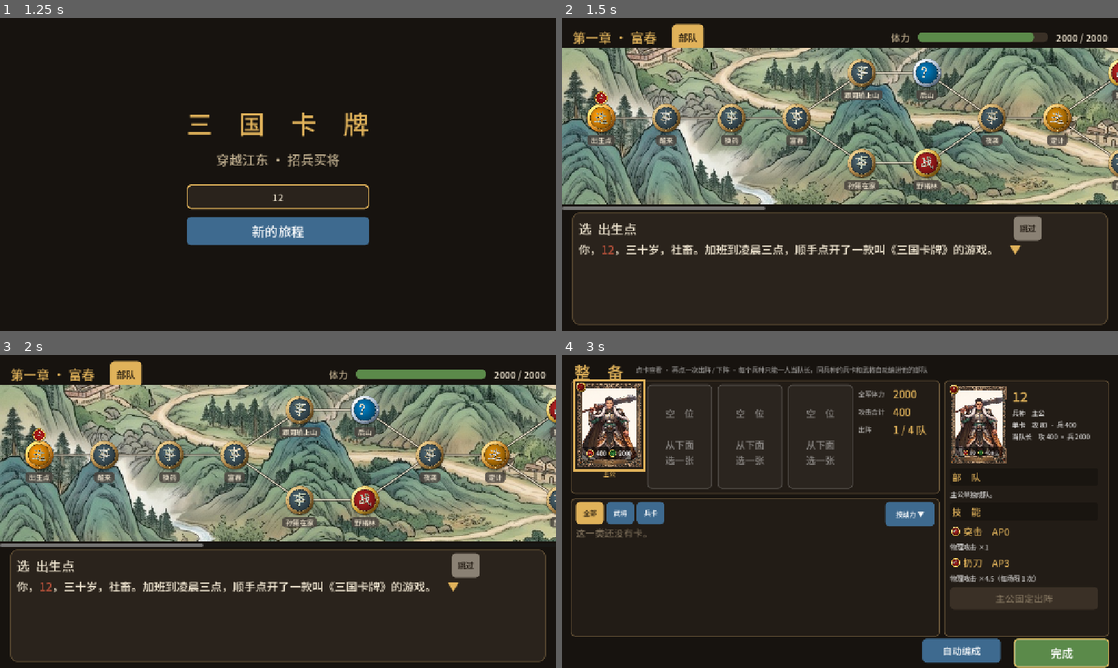
Above: before the commit, frames 1-4 (two rows, left to right).
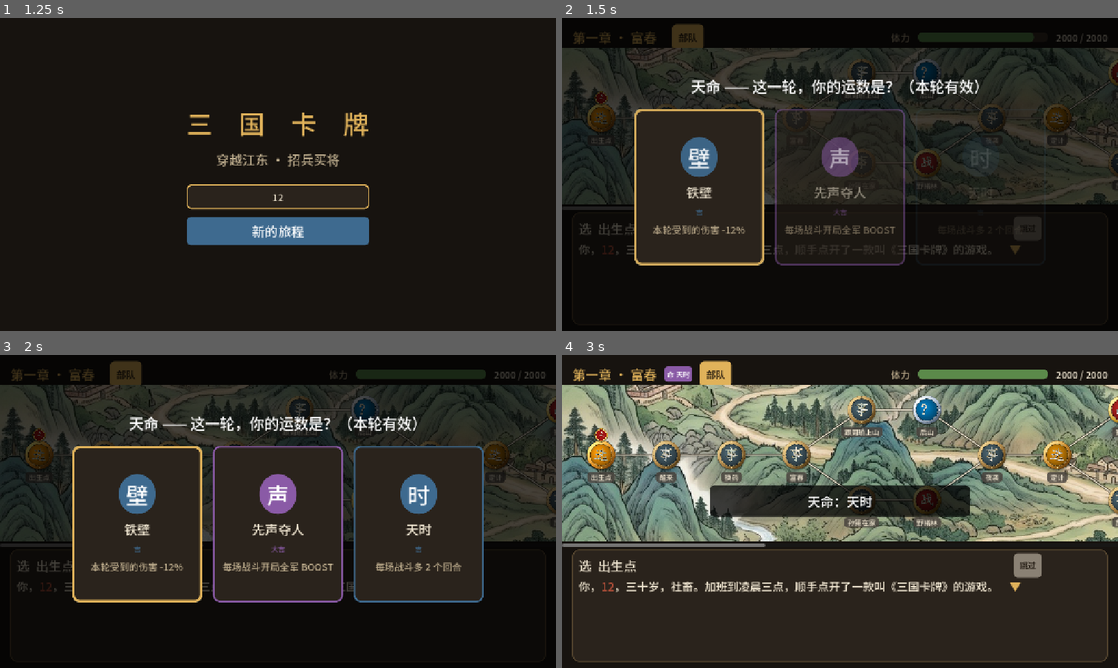
Above: after the commit, the same moments.

Repository: haotianwudev/sanguo-cards
Game: Godot game, scene res://scenes/main.tscn
Same seed, same stepped clock (60 frames per second), same inputs: the game is played once before the commit and once after it.
Inputs (mouse positions are in pixels of both pictures, inside the frame that each line leads up to):
- Up to frame 1 (1.25 s): click (278, 196) at 0.52 s; type "12" at 0.6 s
- Up to frame 2 (1.5 s): click "新的旅程" at 1.25 s
- Up to frame 3 (2 s): no input
- Up to frame 4 (3 s): click "部队" at 2 s; click "跳过" at 2.75 s

Frame 1 is identical in both runs. In frame 2, 81% of the frame differs, in the area x 0-100%, y 1-99%; in frame 3, 78%; in frame 4, 56%.

Commit message:
Rogue: every run starts with a 天命 pick (12 fates: 吉 / 大吉 / double-edged 险中求, mods for the run, shown in the top bar); every elite / boss rolls a 词缀 per run (坚甲 / 法御 / 狂暴 / 厚血 / 再生 / 迅捷, shown in the battle preview and log); chapter 3 gets shuffle groups and six events of its own (袁术的税吏, 南阳黑市, 荆州细作, 孙家旧部, 疫村, 玉玺流言); a chapter's first run is now dealt with the rng too (shuffles never applied before a restart); demos fate / affix
Co-Authored-By: Claude Opus 5.5 <noreply@anthropic.com>
Claude-Session: https://claude.ai/code/session_01KHm8b4T1h3CjcdmfBKpVSV

Diff:
--- a/godot/data/cards.json
+++ b/godot/data/cards.json
@@ -8,8 +8,26 @@
     "merit": {"per_battle": 1, "per_boss": 2, "draw": 5, "upgrade": 8}},
   "_enemy_moves": "enemy move fields: power (× attack; 0 = no hit), weight (0 = only after a charge), confuse, rage (at …(387 unchanged characters)…
   "battle": {"ap_start": 3, "ap_per_round": 3, "ap_max": 8, "combo_bonus": 0.1, "variance": 0.2, "boost_mult": 1.5, "bo …(197 unchanged characters)…
-    "_danger": "险: each accepted risk makes the rest of the  …(157 unchanged characters)… ating 虎牢关 吕布", "difficulty_step": 0.2, "enemy_card_chance": 0.25, "enemy_card_chance_boss": 0.5},
+    "_danger": "险: each accepted risk makes the rest of the  …(157 unchanged characters)… ating 虎牢关 吕布", "difficulty_step": 0.2, "_affixes": "词缀: every elite / boss square rolls one per run (shown on the map); hp / at are shares, resists add, actions adds, regen heals that share of max HP each enemy turn",
+    "affixes": {"jianjia": {"name": "坚甲", "desc": "物理伤害 -25%", "phys_resist": 0.25}, "fayu": {"name": "法御", "desc": "法术伤害 -35%", "magic_resist": 0.35}, "kuangbao": {"name": "狂暴", "desc": "攻击 +25%", "at": 0.25}, "houxue": {"name": "厚血", "desc": "体力 +35%", "hp": 0.35}, "zaisheng": {"name": "再生", "desc": "每回合开始回复 4% 体力", "regen": 0.04}, "xunjie": {"name": "迅捷", "desc": "每回合多行动一次，但体力 -20%", "actions": 1, "hp": -0.2}},
+    "enemy_card_chance": 0.25, "enemy_card_chance_boss": 0.5},
   "_relics": "宝物: kept for one run (a chapter attempt). rarity: common / rare / curse (strong with a cost). mods: at, m …(440 unchanged characters)…
+  "_fates": "天命: every run of a chapter starts by picking one of fate_offer fates; its mods (same keys as relics) last the run. common = 吉, rare = 大吉, curse = double-edged",
+  "fate_offer": 3,
+  "fates": {
+    "jiangxing": {"name": "将星", "icon": "将", "rarity": "common", "desc": "将星照命。本轮全军攻击 +15%", "mods": {"at": 0.15}},
+    "tiebi": {"name": "铁壁", "icon": "壁", "rarity": "common", "desc": "本轮受到的伤害 -12%", "mods": {"guard": 0.12}},
+    "bingduo": {"name": "兵多将广", "icon": "众", "rarity": "common", "desc": "本轮全军体力 +15%", "mods": {"hp": 0.15}},
+    "shenji": {"name": "神机", "icon": "机", "rarity": "common", "desc": "每场战斗开局 AP +1", "mods": {"ap_start": 1}},
+    "tianshi": {"name": "天时", "icon": "时", "rarity": "common", "desc": "每场战斗多 2 个回合", "mods": {"turns": 2}},
+    "renzhe": {"name": "仁者", "icon": "仁", "rarity": "common", "desc": "回复技能 +50%，每场战斗开局回复 5% 体力", "mods": {"heal": 0.5, "start_heal": 0.05}},
+    "caiyun": {"name": "财运", "icon": "财", "rarity": "rare", "desc": "战后宝箱更容易出好东西（宝箱概率 +30%）", "mods": {"chest": 0.3}},
+    "xiansheng": {"name": "先声夺人", "icon": "声", "rarity": "rare", "desc": "每场战斗开局全军 BOOST", "mods": {"boost_start": 1}},
+    "jixing": {"name": "吉星", "icon": "吉", "rarity": "rare", "desc": "本轮敌人体力和攻击 -10%", "mods": {"enemy": -0.1}},
+    "beishui": {"name": "背水", "icon": "背", "rarity": "curse", "desc": "攻击 +30%，但体力 -20%", "mods": {"at": 0.3, "hp": -0.2}},
+    "luanshi": {"name": "乱世", "icon": "乱", "rarity": "curse", "desc": "敌人 +20%，但攻击 +15%、宝箱概率 +40%", "mods": {"enemy": 0.2, "at": 0.15, "chest": 0.4}},
+    "jijin": {"name": "急进", "icon": "急", "rarity": "curse", "desc": "每场战斗开局 AP +2，但少 2 个回合", "mods": {"ap_start": 2, "turns": -2}}
+  },
   "relic_pick": {"_comment": "an elite win offers n relics to pick one from, drawn by rarity weight; a normal battle's chest holds a random one with chest_chance",
                  "n": 3, "chest_chance": 0.2,
                  "weights": {"common": 60, "rare": 35, "curse": 5}},
--- a/godot/data/story.json
+++ b/godot/data/story.json
@@ -74,7 +74,7 @@
         "heroes": {"x": 23, "y": 1, "type": "recruit", "label": "来投"}
       }
     },
-    {"id": "yuxi", "title": "第三章 · 传国玉玺", "start": "leave",  …(85 unchanged characters)… 南阳。……也许下一周目，会有不同的结局。"}, "event_pool": ["hero", "zuoci", "huatuo", "chest", "refugees", "temple", "fruit", "washer", "merchant", "smith", "tomb", "guanlu", "xushao", "drink", "deserters", "storm", "horse", "convoy", "surrender", "snake", "tiger", "shanzei", "shanzhai", "jieying", "hj_camp", "hj_medics", "hj_road"],
+    {"id": "yuxi", "title": "第三章 · 传国玉玺", "start": "leave",  …(85 unchanged characters)… 南阳。……也许下一周目，会有不同的结局。"}, "event_pool": ["yuan_tax", "black_market", "jz_spy", "veterans", "plague", "yuxi_rumor", "hero", "zuoci", "huatuo", "chest", "refugees", "temple", "fruit", "washer", "merchant", "smith", "tomb", "guanlu", "xushao", "drink", "deserters", "storm", "horse", "convoy", "surrender", "snake", "tiger", "shanzei", "jieying", "hj_camp", "hj_medics", "hj_road"], "shuffle": [["r1", "r2"], ["tr", "camp"]],
       "squares": {
         "leave": {"x": 0, "y": 1, "type": "event", "label": "出洛阳", "next": ["wenji_seen", "wenji_taken"], "text": ["洛阳烧 …(286 unchanged characters)…
         "wenji_seen": {"x": 1, "y": 0, "type": "event", "label": "白衣抱琴", "next": ["wenji_fight"], "text": ["一伙山匪骑着马冲进逃难 …(229 unchanged characters)…
@@ -146,6 +146,12 @@
     "hj_medics": {"title": "黄巾女眷", "glyph": "医", "color": "green", "text": ["破庙里，几个裹着黄头巾的女人正给伤兵清洗伤口，手法麻利，药箱上画着太平道的符。",  …(628 unchanged characters)…
     "hj_road": {"title": "黄巾劫道", "glyph": "黄", "color": "gold", "text": ["一伙头裹黄巾的余孽从林子里冲出来，举着木棍竹枪：「苍天已死，黄天当立！留下粮食！」", " …(241 unchanged characters)…
     "shengnv": {"title": "黄巾圣女", "glyph": "圣", "color": "gold", "portraits": ["zhangning"], "text": ["林间空地上跪着一大片头裹黄巾的余孽 …(769 unchanged characters)…
-    "old_armor": {"title": "旧甲", "glyph": "甲", "color": "gol …(420 unchanged characters)… d": "穿上了孙坚的旧甲"}, {"relic": "jiujia"}]}]}
+    "old_armor": {"title": "旧甲", "glyph": "甲", "color": "gol …(420 unchanged characters)… d": "穿上了孙坚的旧甲"}, {"relic": "jiujia"}]}]},
+    "yuan_tax": {"title": "袁术的税吏", "glyph": "税", "color": "red", "text": ["路口搭着个棚子，几个穿袁家号衣的兵拦住去路：「奉袁将军令，过路的每人交三斗米！」", "周瑜：「三斗？他怎么不去抢。」孙策：「他这就是在抢。」"], "options": [{"label": "交（失去一张兵卡）", "effects": [{"lose_soldier": 1}, {"say": "周瑜咬着牙把米交了，一个兵扛米扛得腰闪了，只好留下养伤。"}]}, {"label": "打", "effects": [{"battle": "guanjun"}], "win": [{"say": "税吏们扔下棚子就跑，还有两个说不想给袁术干了。"}, {"soldier": 1}]}, {"label": "报孙坚的名号", "effects": [{"chance": 0.5, "then": [{"say": "「江东孙文台的人你也敢拦？」税吏们对视一眼，连棚子带米一起让了出来。"}, {"heal": 0.08}], "else": [{"say": "领头的冷笑：「孙坚？袁将军说了，孙坚的米，加倍收。」孙策的枪已经出了手。"}, {"battle": "guanjun"}]}], "win": [{"say": "打完了，你把米分给了路边的百姓。"}, {"heal": 0.05}]}], "prompt": "袁术的税吏拦路收米：交、打，或者报孙坚的名号。"},
+    "black_market": {"title": "南阳黑市", "glyph": "市", "color": "gold", "text": ["巷子深处点着一盏绿灯笼。一个蒙面人压低声音：「西凉的马、洛阳的宫灯、董卓府里抄出来的……应有尽有。」", "周瑜的眼睛亮了，孙策的钱袋已经被他攥在手里了。"], "options": [{"label": "拿两张兵卡换一件宝物（失去两张兵卡）", "effects": [{"lose_soldier": 2}, {"relic": true}, {"say": "两个兵被蒙面人雇去看场子了。换来的东西倒是真货。"}]}, {"label": "拿一件宝物换一位猛将（失去一件宝物）", "effects": [{"drop_relic": true}, {"say": "蒙面人收了宝物，拍拍手，后屋走出几条汉子。"}, {"offer": {"generals": true}}]}, {"label": "让周瑜砍价", "effects": [{"chance": 0.4, "then": [{"say": "周瑜跟蒙面人砍了一个时辰，蒙面人哭着把一件货塞给你们：「拿走！别再来了！」"}, {"relic": true}], "else": [{"say": "砍到一半，蒙面人吹了声口哨，巷子两头全是人。你们被「请」出了黑市，钱袋空了。"}, {"damage": 0.05}]}]}], "prompt": "黑市什么都卖：拿兵换宝物、拿宝物换猛将，或者让周瑜砍价。"},
+    "jz_spy": {"title": "荆州细作", "glyph": "谍", "color": "purple", "text": ["城门口抓到一个形迹可疑的货郎，扁担里藏着一张图，画的是南阳的城防。", "货郎跪在地上直磕头：「小的就是个跑腿的，是……是黄祖将军让送的！」", "{lord}（内心）：黄祖。岘山。……又是他。"], "options": [{"label": "审问", "effects": [{"say": "货郎全招了：黄祖在岘山的竹林里练了三千弓手，天天对着草人射「孙」字。"}, {"record": "审出了荆州细作：黄祖在岘山练弓手"}, {"refresh": true}]}, {"label": "放他走", "effects": [{"chance": 0.5, "then": [{"say": "货郎千恩万谢地走了。第二天，城门口多了一个包袱，里面是一件好东西，还有一张纸条：「谢不杀之恩。」"}, {"relic": true}], "else": [{"say": "货郎一出城就吹了声哨子。林子里冲出一伙人——他根本不是一个人来的。"}, {"battle": "shanzei_band", "ambush": true}]}]}, {"label": "交给孙坚", "effects": [{"say": "孙坚看了那张图，冷笑一声：「黄祖小儿，也配画我的城？」赏了你们一桌酒肉。"}, {"heal": 0.12}]}], "prompt": "抓到一个画南阳城防的荆州细作：审问、放走，或者交给孙坚。"},
+    "veterans": {"title": "孙家旧部", "glyph": "旧", "color": "green", "text": ["城门口几个缺胳膊少腿的老兵在晒太阳，一眼认出了孙策：「少将军！当年我们跟着主公打黄巾，您还没马高呢！」", "孙策红了脸：「……现在比马高了。」"], "options": [{"label": "请他们回营", "effects": [{"say": "老兵们拄着拐站了起来：「腿脚不行了，手还行。」他们还带来了几个后生。"}, {"offer": {"from": ["danyang", "changsha", "jiangdong_gong", "liehu"], "n": 3}}]}, {"label": "听他们讲当年", "effects": [{"say": "讲到孙坚单骑追贼、一刀斩了黄巾渠帅，孙策听得两眼放光，当晚在院子里练枪练到半夜。"}, {"upgrade": "random"}]}, {"label": "留些钱给他们", "effects": [{"say": "老兵们推辞了半天才收下。临走时，一个独臂老兵拉住你：「主公脾气坏，心是好的。你……多担待。」"}, {"heal": 0.05}]}], "prompt": "孙坚当年的老兵：请回营、听他们讲当年，或者留些钱。"},
+    "plague": {"title": "疫村", "glyph": "疫", "color": "red", "text": ["村口挂着白布，一个老大夫拦住你们：「村里闹疫病，别进来。」", "屋里传出孩子的咳嗽声。吴夫人已经下了马车。"], "options": [{"label": "进村帮忙（体力 -15%，得一件宝物）", "effects": [{"damage": 0.15}, {"say": "你们在村里忙了三天，熬药、烧水、埋人。走的时候，老大夫把祖传的一件宝贝塞给了你。"}, {"relic": true}, {"record": "在疫村帮了三天忙"}]}, {"label": "留下粮食，绕道走", "effects": [{"lose_soldier": 1}, {"say": "你们把一车粮留在村口。赶车的兵自愿留下帮忙，说是这村里有他的远房表姑。"}]}, {"label": "绕道走", "effects": [{"say": "马车走出很远，吴夫人还掀着帘子往回看。"}]}], "prompt": "闹疫病的村子：进去帮忙、留粮绕路，或者直接绕路。"},
+    "yuxi_rumor": {"title": "玉玺流言", "glyph": "玺", "color": "gold", "text": ["茶馆里人人都在交头接耳：「听说了吗？孙坚在洛阳井里捞着传国玉玺了！」", "「真的假的？」「袁将军都派人来打听了！」孙策缩着脖子，把脸埋进了茶碗里。"], "options": [{"label": "散布假消息（「玉玺早被董卓带去长安了」）", "effects": [{"chance": 0.5, "then": [{"say": "周瑜编得有鼻子有眼，连董卓装玉玺的箱子是什么颜色都说出来了。茶馆里的人信了一大半。"}, {"heal": 0.08}], "else": [{"say": "角落里一个人站起来冷笑：「编，接着编。」他亮出了袁家的腰牌。"}, {"battle": "guanjun", "ambush": true}]}]}, {"label": "装没听见", "effects": [{"say": "你拉着孙策赶紧结账走人。身后的议论声越来越大。"}, {"danger": 1}, {"say": "（流言传开了：本轮之后的敌人更强。）"}]}], "prompt": "茶馆里都在传孙坚得了玉玺：散布假消息，或者装没听见（敌人会变强）。"}
   }
 }
--- a/godot/scripts/core/battle.gd
+++ b/godot/scripts/core/battle.gd
@@ -61,11 +61,17 @@
 	else:
 		b.rng.randomize()
 	b.scenario = b.db.scenarios[scenario_id]
-	var e: Dictionary = b.db.enemies[b.scenario["enemy"]]
+	var e: Dictionary = b.db.enemies[b.scenario["enemy"]].duplicate(true)
 	b.mods = mods
+	var afx: Dictionary = mods.get("affix", {})  # 词缀 on an elite / boss (see Quests.affix_here)
+	e["phys_resist"] = minf(0.8, float(e["phys_resist"]) + float(afx.get("phys_resist", 0.0)))
+	e["magic_resist"] = minf(0.8, float(e["magic_resist"]) + float(afx.get("magic_resist", 0.0)))
+	e["actions"] = int(e["actions"]) + int(afx.get("actions", 0))
 	var tough := 1.0 + float(mods.get("enemy", 0.0))
-	var max_hp := int(round(e["hp"] * tough * (1.0 + float(b.db.battle["enemy_hp_per_extra_leader"]) * (party.size() - 1))))
-	b.enemy = {"data": e, "hp": max_hp, "max_hp": max_hp, "at": e["at"] * tough, "stunned": false,
+	var max_hp := int(round(e["hp"] * tough * (1.0 + float(afx.get("hp", 0.0)))
+		* (1.0 + float(b.db.battle["enemy_hp_per_extra_leader"]) * (party.size() - 1))))
+	b.enemy = {"data": e, "hp": max_hp, "max_hp": max_hp, "at": e["at"] * tough * (1.0 + float(afx.get("at", 0.0))),
+		"regen": float(afx.get("regen", 0.0)), "stunned": false,
 		"break_amount": 0.0, "break_turns": 0, "burn_dmg": 0, "burn_turns": 0, "charging": "", "charge_ready": false, "used": []}
 	b.party_burn = {"dmg": 0, "turns": 0}
 	var hp := 0
@@ -328,6 +334,11 @@
 			return log
 	_ev({"t": "enemy_turn"})
 	log.append("—— %s 的行动 ——" % data["name"])
+	if enemy.get("regen", 0.0) > 0.0 and enemy["hp"] < enemy["max_hp"]:  # 词缀·再生
+		var h := mini(int(round(enemy["max_hp"] * enemy["regen"])), enemy["max_hp"] - enemy["hp"])
+		enemy["hp"] += h
+		_ev({"t": "enemy_heal", "amount": h, "hp": enemy["hp"]})
+		log.append("[color=red]  %s 再生，回复 %d 体力[/color]" % [data["name"], h])
 	enemy["charge_ready"] = enemy["charging"] != ""  # wound up last turn: it lands now
 	if enemy["stunned"]:
 		enemy["stunned"] = false
--- a/godot/scripts/core/game_data.gd
+++ b/godot/scripts/core/game_data.gd
@@ -19,6 +19,8 @@
 var events: Dictionary  # random events for ？ squares: id -> {id, title, glyph, text, portraits, options}
 var relics: Dictionary  # 宝物: id -> {id, name, icon, rarity, desc, mods, after_win}
 var relic_pick: Dictionary  # elite reward: {n, weights by rarity}
+var _raw_top: Dictionary = {}
+var fates: Dictionary  # 天命: id -> {id, name, icon, rarity, desc, mods} (one picked per run)
 var interludes: Dictionary  # quest id -> [scenes shown after it: {title, portraits, text, requires, unless}]
 var ui: Dictionary
 
@@ -73,6 +75,11 @@
 			"rarity": r.get("rarity", "common"), "troop": r.get("troop", "lord"), "desc": r.get("desc", ""), "mods": r.get("mods", {}),
 			"after_win": float(r.get("after_win", 0.0))}
 	relic_pick = raw.get("relic_pick", {"n": 3, "weights": {"common": 1}})
+	_raw_top = {"fate_offer": raw.get("fate_offer", 3)}
+	for fid in raw.get("fates", {}):
+		var f: Dictionary = raw["fates"][fid]
+		fates[fid] = {"id": fid, "name": f["name"], "icon": f.get("icon", f["name"].left(1)), "rarity": f.get("rarity", "common"),
+			"desc": f.get("desc", ""), "mods": f.get("mods", {}), "troop": "lord", "after_win": 0.0}
 	for sid in raw["scenarios"]:
 		var sc: Dictionary = raw["scenarios"][sid]
 		scenarios[sid] = {"id": sid, "name": sc["name"], "turn_limit": int(sc["turn_limit"]), "enemy": sc["enemy"]}
@@ -206,3 +213,8 @@
 		if r < 0.0:
 			return items[i]
 	return items[items.size() - 1]
+
+
+func raw_int(key: String, default := 0) -> int:
+	## a top-level number from cards.json (e.g. fate_offer)
+	return int(_raw_top.get(key, default))
--- a/godot/scripts/core/quests.gd
+++ b/godot/scripts/core/quests.gd
@@ -118,6 +118,21 @@
 	save.quest = q["id"]
 	save.square = q["start"]
 	save.visited = [q["start"]]
+	# rogue: pick a 天命 for this run, and every elite / boss gets a random 词缀 (only with an rng: tests stay fixed)
+	save.fate = ""
+	save.fate_offer = []
+	save.affixes = {}
+	if rng != null:
+		var db := GameData.get_db()
+		var fs: Array = db.fates.keys()
+		for _i in mini(int(db.raw_int("fate_offer", 3)), fs.size()):
+			save.fate_offer.append(fs.pop_at(rng.randi_range(0, fs.size() - 1)))
+		var afx: Array = db.battle.get("affixes", {}).keys()
+		if not afx.is_empty():
+			var laid: Dictionary = view(q, save)["squares"]
+			for sid in laid:
+				if laid[sid]["boss"] or laid[sid]["elite"]:
+					save.affixes[sid] = afx[rng.randi_range(0, afx.size() - 1)]
 	save.resolved = false
 	save.offer = []
 	save.events = {}
@@ -157,8 +172,11 @@
 	## Battle modifiers for this run: every 宝物 carried by a unit, plus 险.
 	var db := GameData.get_db()
 	var out := {"enemy": save.danger * float(db.battle["danger_step"]) + save.difficulty * float(db.battle["difficulty_step"])}
-	for rid in save.active_relics():
-		var m: Dictionary = db.relics[rid]["mods"]
+	var sources: Array = save.active_relics().map(func(r): return db.relics[r])
+	if save.fate != "" and db.fates.has(save.fate):
+		sources.append(db.fates[save.fate])  # 天命 of this run
+	for src in sources:
+		var m: Dictionary = src["mods"]
 		for k in m:
 			if m[k] is Dictionary:  # troop_at / troop_hp: {troop: share}
 				var sub: Dictionary = out.get(k, {})
@@ -168,6 +186,20 @@
 			else:
 				out[k] = out.get(k, 0.0) + float(m[k])
 	return out
+
+
+static func pick_fate(save: SaveData, i: int) -> Dictionary:
+	## take one of this run's offered 天命
+	save.fate = save.fate_offer[i]
+	save.fate_offer = []
+	return GameData.get_db().fates[save.fate]
+
+
+static func affix_here(save: SaveData) -> Dictionary:
+	## the 词缀 on the current square's enemy ({} if none)
+	var id: String = save.affixes.get(save.square, "")
+	var all: Dictionary = GameData.get_db().battle.get("affixes", {})
+	return all.get(id, {}).merged({"id": id}) if id != "" else {}
 
 
 static func here(q: Dictionary, save: SaveData) -> Dictionary:
--- a/godot/scripts/core/save_data.gd
+++ b/godot/scripts/core/save_data.gd
@@ -48,6 +48,9 @@
 var layout: Dictionary = {}  # this run's shuffled squares: square id -> the square whose contents it shows
 var quests_cleared: Array = []
 var lord_name := "主公"
+var fate := ""  # 天命 picked for this run ("" = not yet)
+var fate_offer: Array = []  # the fates to pick from at the start of a run
+var affixes: Dictionary = {}  # square id -> 词缀 id for this run's elites and bosses
 var unworn: Array = []  # 宝物 left in the card pool (not worn: no effect)
 var benched: Array = []  # cards left behind: not in any unit (never a leader)
 var seen: Array = []  # every general ever owned, across 周目: they can all be drawn again
@@ -57,7 +60,7 @@
 var theme := "light"
 
 const FIELDS := ["owned", "dupes", "soldiers", "party", "cleared", "quest", "square", "visited", "resolved", "damage",
-	"carry_extra", "carry_uses", "choices", "offer", "quests_cleared", "lord_name", "lord_copies", "lap", "seen", "unworn", "benched", "party_slots", "theme",
+	"carry_extra", "carry_uses", "choices", "offer", "quests_cleared", "lord_name", "lord_copies", "lap", "seen", "unworn", "benched", "fate", "fate_offer", "affixes", "party_slots", "theme",
 	"events", "event_battle", "event_note", "offer_kind", "relics", "danger", "layout", "difficulty", "picks_left", "offer_rates", "run_start", "run_battles", "run_relics", "run_records", "merit", "merit_paid", "run_bosses", "flags", "kept_relics", "clears", "replay", "stash"]
 
 
@@ -70,7 +73,7 @@
 # the fields that make up one run of a quest (parked while a finished chapter is replayed)
 const RUN_FIELDS := ["quest", "square", "visited", "resolved", "damage", "carry_extra", "carry_uses", "offer", "events",
 	"event_battle", "event_note", "offer_kind", "relics", "danger", "picks_left", "offer_rates", "run_start",
-	"run_battles", "run_relics", "run_bosses", "run_records", "layout", "merit_paid", "unworn"]
+	"run_battles", "run_relics", "run_bosses", "run_records", "layout", "merit_paid", "unworn", "fate", "fate_offer", "affixes"]
 
 
 func stash_run() -> void:
--- a/godot/scripts/game.gd
+++ b/godot/scripts/game.gd
@@ -27,7 +27,7 @@
 func new_game(lord_name: String) -> void:
 	save = SaveData.create()
 	save.lord_name = lord_name if lord_name.strip_edges() != "" else "主公"
-	Quests.ensure_started(save)
+	Quests.ensure_started(save, rng)
 	persist()
 	show_screen(MapScreen.new())
 
@@ -35,7 +35,7 @@
 func new_lap() -> void:
 	## 新周目: the story from the top with the collection carried over (cards ever had can all be drawn)
 	save = SaveData.read().new_lap()
-	Quests.ensure_started(save)
+	Quests.ensure_started(save, rng)
 	persist()
 	show_screen(MapScreen.new())
 
@@ -186,6 +186,19 @@
 			var o := InterludeOverlay.new()
 			o.scenes = Quests.interlude("taodong", save)
 			root.add_child(o)
+		"fate", "affix":  # a run's start: pick a 天命 / an elite square with its 词缀
+			save.grant_card("sunce")
+			save.grant_card("zhouyu")
+			save.quests_cleared = ["prologue"]
+			var q2: Dictionary = GameData.get_db().quests[1]
+			Quests.begin(q2, save, rng)
+			if name == "affix":
+				save.fate = save.fate_offer[0]
+				save.fate_offer = []
+				save.square = "dongbai"
+				save.visited.append("dongbai")
+				save.resolved = false
+			show_screen(MapScreen.new())
 		"ch3", "ch3_lost":  # chapter 3 after chapter 2 (董白 kept, or handed over)
 			save.quests_cleared = ["prologue", "taodong"]
 			save.flags = ["董白：留下"] if name == "ch3" else ["董白：交给袁绍"]
--- a/godot/scripts/ui/battle_screen.gd
+++ b/godot/scripts/ui/battle_screen.gd
@@ -32,12 +32,18 @@
 func _ready() -> void:
 	var save := Game.save
 	if carry:
+		var m := Quests.mods(save)
+		var afx := Quests.affix_here(save)
+		if not afx.is_empty():
+			m["affix"] = afx
 		b = Battle.start(scenario_id, save.party_leaders(), Game.rng.randi(), save.damage, save.carry_extra, save.carry_uses,
-			ambush, Quests.mods(save))
+			ambush, m)
 	else:
 		b = Battle.start(scenario_id, save.party_leaders(), Game.rng.randi())
 	_build()
 	_log_lines(["[b]【%s】[/b] %d 回合内击破 %s。" % [b.scenario["name"], b.turn_limit, b.enemy["data"]["name"]]])
+	if b.mods.has("affix"):
+		_log_lines(["[color=red]【词缀·%s】%s[/color]" % [b.mods["affix"]["name"], b.mods["affix"]["desc"]]])
 	_log_lines(b.opening)
 	b.take_events()
 	_refresh()
--- a/godot/scripts/ui/map_screen.gd
+++ b/godot/scripts/ui/map_screen.gd
@@ -395,6 +395,8 @@
 	_token.position = _pos(here) - Vector2(_token.size.x / 2.0, SQ / 2.0 + _token.size.y - 8)
 	_center_on(here)
 	_show_square(here)
+	if save.fate == "" and not save.fate_offer.is_empty():
+		_open_fates()
 	if save.offer_kind == "relic" and not save.offer.is_empty():
 		_open_relics.call_deferred()
 
@@ -412,6 +414,11 @@
 		var d := _chip("险 +%d%%" % int(round(save.danger * float(db.battle["danger_step"]) * 100)), "red")
 		d.tooltip_text = "本轮的敌人体力和攻击都变强了"
 		_run_box.add_child(d)
+	if save.fate != "" and db.fates.has(save.fate):
+		var f: Dictionary = db.fates[save.fate]
+		var fc := _chip("命 " + f["name"], "purple")
+		fc.tooltip_text = "天命：" + f["desc"]
+		_run_box.add_child(fc)
 	for rid in save.relics:
 		var r: Dictionary = db.relics[rid]
 		var c := _chip(r["icon"] + " " + r["name"], {"rare": "purple", "curse": "red"}.get(r["rarity"], "gold"))
@@ -753,6 +760,10 @@
 		tags += "[color=%s][b]精英战[/b]（必掉宝箱，三选一）[/color]　" % Kit.c("red").to_html()
 	if fight["ambush"]:
 		tags += "[color=%s][b]埋伏！敌人先手[/b][/color]　" % Kit.c("red").to_html()
+	var afx_id: String = Game.save.affixes.get(s["id"], "")
+	if afx_id != "" and db.battle.get("affixes", {}).has(afx_id):  # this run's 词缀
+		var afx: Dictionary = db.battle["affixes"][afx_id]
+		tags += "[color=%s][b]词缀·%s[/b]（%s）[/color]　" % [Kit.c("amber").to_html(), afx["name"], afx["desc"]]
 	return "%s敌军：[b]%s[/b]\n体力 %d　攻击 %d　每回合行动 %d 次%s\n招式：%s\n%d 回合内击破。任务中体力不会自动回满。" % [
 		tags, e["name"], e["hp"], e["at"], e["actions"], _resists(e), _moves_text(e), sc["turn_limit"]]
 
@@ -886,6 +897,25 @@
 	var o := PartyOverlay.new()
 	o.name = "Party"
 	o.closed.connect(func(): _refresh())
+	add_child(o)
+
+
+func _open_fates() -> void:
+	## 天命: the first thing a run does — pick one of three, it lasts the run
+	if get_node_or_null("FatePick") != null:
+		return
+	var o := RelicPick.new()
+	o.name = "FatePick"
+	o.source = "fates"
+	o.title = "天命 —— 这一轮，你的运数是？（本轮有效）"
+	o.relic_ids = Game.save.fate_offer.duplicate()
+	o.set_anchors_preset(Control.PRESET_FULL_RECT)
+	o.picked.connect(func(i):
+		var f := Quests.pick_fate(Game.save, i)
+		Game.persist()
+		o.queue_free()
+		_refresh()
+		_show_toast("天命：" + f["name"]))
 	add_child(o)
 
 
--- a/godot/scripts/ui/relic_pick.gd
+++ b/godot/scripts/ui/relic_pick.gd
@@ -6,8 +6,10 @@
 
 var title := "选一件宝物"
 var relic_ids: Array = []
+var source := "relics"  # or "fates" (天命 at the start of a run)
 
 const RARITY := {"common": ["普通", "blue"], "rare": ["稀有", "purple"], "curse": ["诅咒", "red"]}
+const FATE_RARITY := {"common": ["吉", "blue"], "rare": ["大吉", "purple"], "curse": ["险中求", "red"]}
 
 
 func _ready() -> void:
@@ -33,8 +35,8 @@
 	row.add_theme_constant_override("separation", 24)
 	col.add_child(row)
 	for i in relic_ids.size():
-		var r: Dictionary = db.relics[relic_ids[i]]
-		var rar: Array = RARITY.get(r["rarity"], ["", "gold"])
+		var r: Dictionary = db.relics[relic_ids[i]] if source == "relics" else db.fates[relic_ids[i]]
+		var rar: Array = (RARITY if source == "relics" else FATE_RARITY).get(r["rarity"], ["", "gold"])
 		var b := Button.new()
 		b.custom_minimum_size = Vector2(300, 360)
 		for st in ["normal", "hover", "pressed", "focus"]:
@@ -51,7 +53,7 @@
 		box.mouse_filter = Control.MOUSE_FILTER_IGNORE
 		b.add_child(box)
 		var icon: Control
-		var relic_tex: Texture2D = Kit.relic_icon(relic_ids[i])
+		var relic_tex: Texture2D = Kit.relic_icon(relic_ids[i]) if source == "relics" else null
 		if relic_tex != null:
 			var tr := TextureRect.new()
 			tr.texture = relic_tex
--- a/godot/tests/test_quests.gd
+++ b/godot/tests/test_quests.gd
@@ -814,3 +814,40 @@
 	check(sq["wenji_join"]["cards"].has("caiwenji"), "saved, she joins")
 	check_eq(sq["yuanshu"]["lose_goto"], "end", "袁术 can't really be beaten: losing leads on to the ending")
 	check(q["ending"].get("title", "").begins_with("结局一"), "the chapter ends in 结局一")
+
+
+func test_every_run_offers_fates_and_rolls_affixes() -> void:
+	var db := GameData.get_db()
+	var q: Dictionary = db.quests[1]
+	var s := SaveData.create()
+	Quests.begin(q, s, rng(4))
+	check_eq(s.fate_offer.size(), 3, "three 天命 to pick from")
+	check(s.fate == "", "none picked yet")
+	var f := Quests.pick_fate(s, 0)
+	check(s.fate == f["id"] and s.fate_offer.is_empty())
+	var m := Quests.mods(s)
+	for k in f["mods"]:
+		check(m.has(k), "the 天命's %s is in the run's mods" % k)
+	var elite_squares: Array = q["squares"].keys().filter(func(k): return q["squares"][k]["boss"] or q["squares"][k]["elite"])
+	check(not elite_squares.is_empty() and elite_squares.all(func(k): return s.affixes.has(k)), "every elite / boss has a 词缀")
+	var plain := SaveData.create()
+	Quests.begin(q, plain)
+	check(plain.fate_offer.is_empty() and plain.affixes.is_empty(), "no rng (tests): nothing rolled")
+
+
+func test_affixes_change_the_enemy() -> void:
+	var db := GameData.get_db()
+	var s := SaveData.create()
+	s.take("sunce")
+	var base := Battle.start("dongbai", s.party_leaders(), 1)
+	var afx: Dictionary = db.battle["affixes"]
+	var thick := Battle.start("dongbai", s.party_leaders(), 1, 0, {}, {}, false, {"affix": afx["houxue"]})
+	check(thick.enemy["max_hp"] > base.enemy["max_hp"], "厚血: more HP")
+	var fast := Battle.start("dongbai", s.party_leaders(), 1, 0, {}, {}, false, {"affix": afx["xunjie"]})
+	check(int(fast.enemy["data"]["actions"]) == int(base.enemy["data"]["actions"]) + 1, "迅捷: one more action")
+	check(int(db.enemies["dongbai"]["actions"]) == int(base.enemy["data"]["actions"]), "the enemy's own data is untouched")
+	var regen := Battle.start("dongbai", s.party_leaders(), 1, 0, {}, {}, false, {"affix": afx["zaisheng"]})
+	regen.enemy["hp"] -= 2000
+	var hp0: int = regen.enemy["hp"]
+	regen.end_round()
+	check(regen.take_events().any(func(e): return e["t"] == "enemy_heal") or regen.enemy["hp"] >= hp0, "再生 heals each enemy turn")
Not shown, changed: .claude/skills/sanguo-dev/SKILL.md
